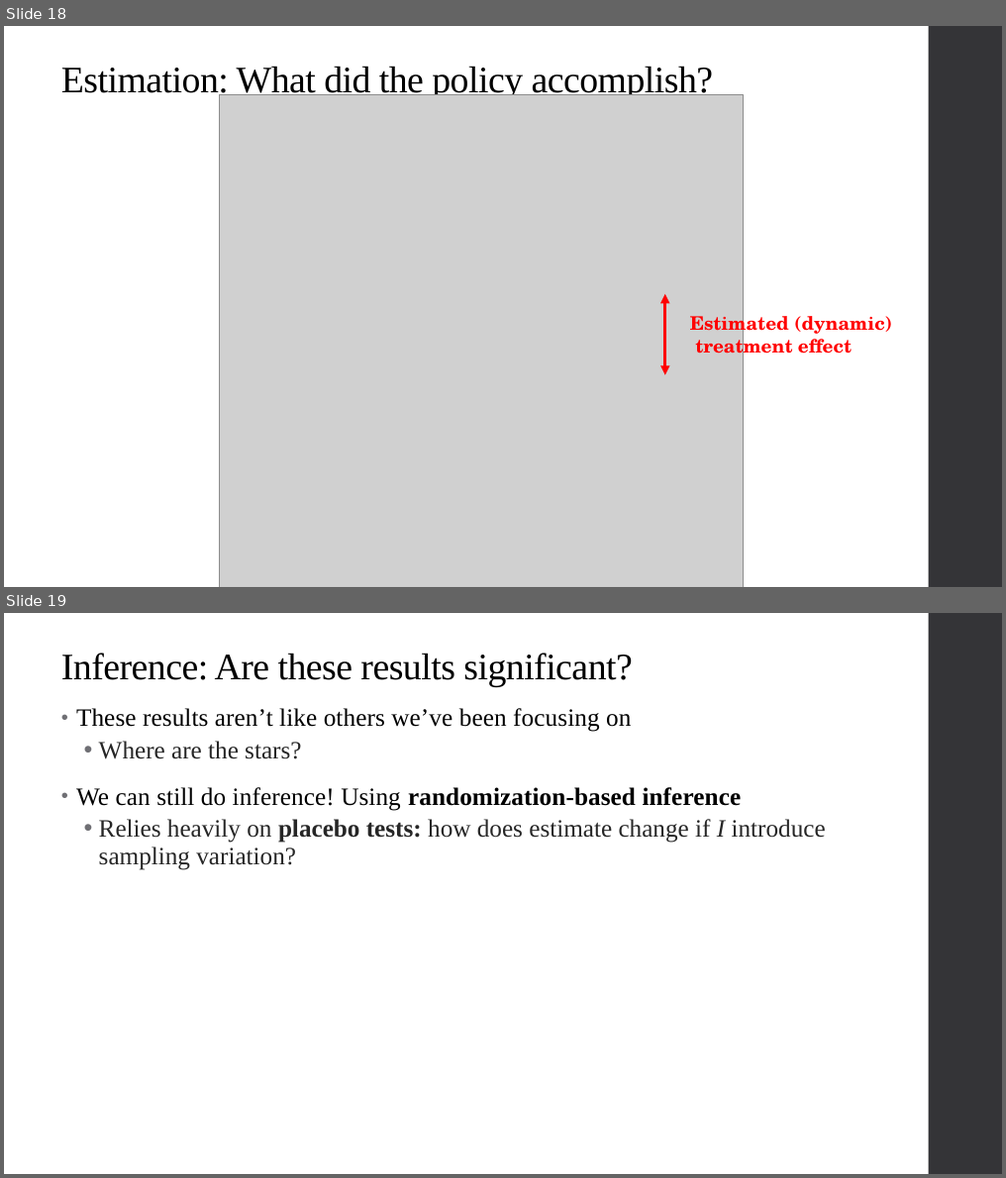
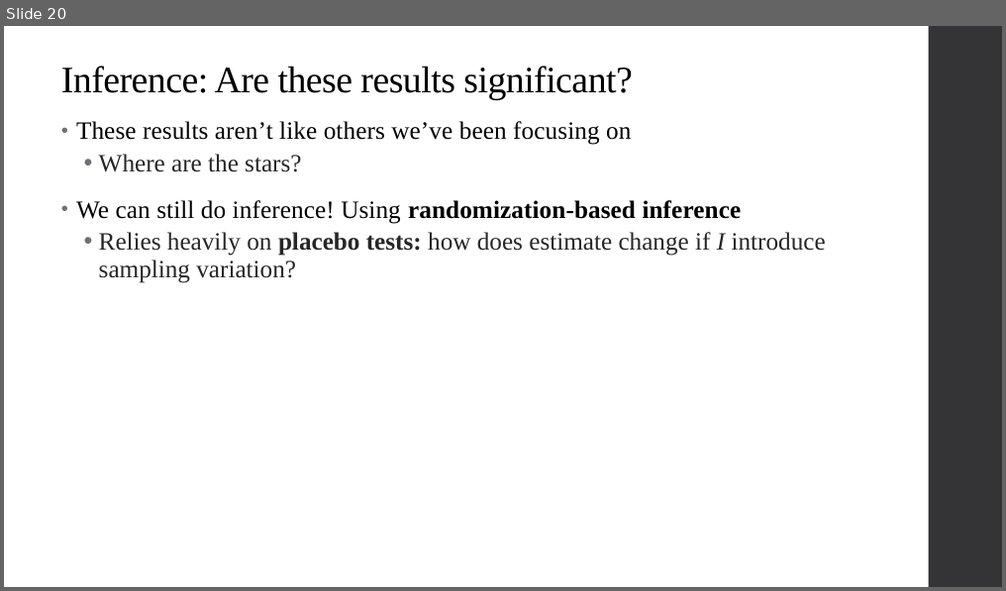
Before and after one commit to qiufei/fork-HAD5744, a slide deck: Lecture11_SyntheticControl_QuantileRegression/Lecture11_SyntheticControl_QuantileRegression.pptx. Shown one above the other, each under a label of ours: slides 18 and 19 before the commit, slide 20 after it. The pictures are 1006x1178 and 1006x591 pixels, drawn with LibreOffice and Linux fonts; fonts in the diff are those of the drawing; grey boxes stand for pictures. Boxes give left, top, right and bottom in pixels: in the first picture for what was removed or moved away, otherwise in the second. Text is boxed around its words. In the diff, an @@ line names an element or a change of style, - is before the commit and + after.

```diff
--- a/Lecture11_SyntheticControl_QuantileRegression/Lecture11_SyntheticControl_QuantileRegression.pptx
+++ b/Lecture11_SyntheticControl_QuantileRegression/Lecture11_SyntheticControl_QuantileRegression.pptx
@@ slide 18 removed at (4,26,1002,587), background #FFFFFF; not listed: 1 template element that a slide beside it also shows @@
@@ title removed at (61,66,714,100) @@
-Estimation: What did the policy accomplish?
@@ picture removed at (220,95,744,587) @@
@@ double arrow removed from (665, 294) to (665, 375) @@
@@ text removed at (690,311,892,360) @@
-Estimated (dynamic)
-treatment effect
@@ what was slide 19 is now slide 20 @@
```
Also in this commit, not shown: 12 slides changed, 8 slides added, 4 other slides removed, 4 other files.
